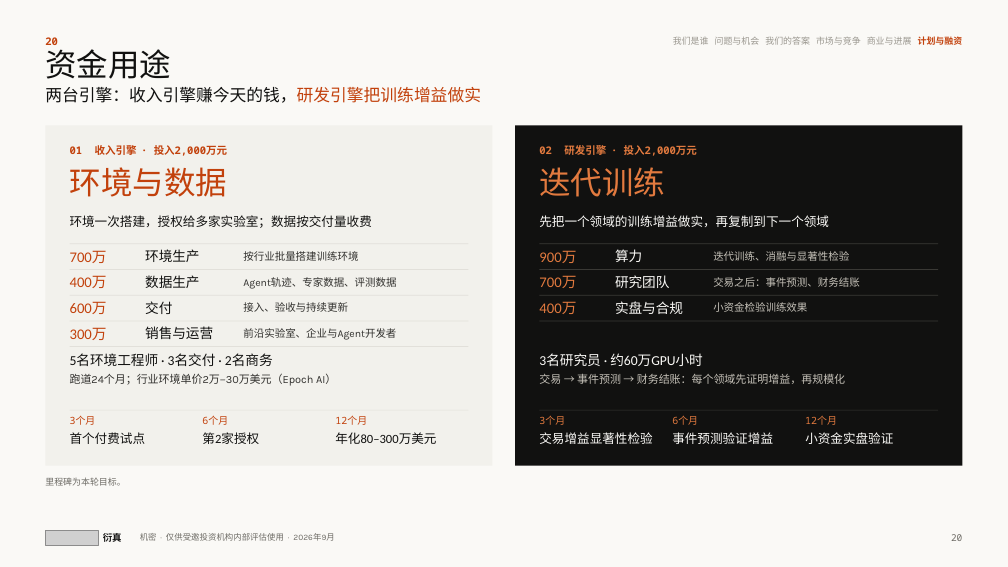
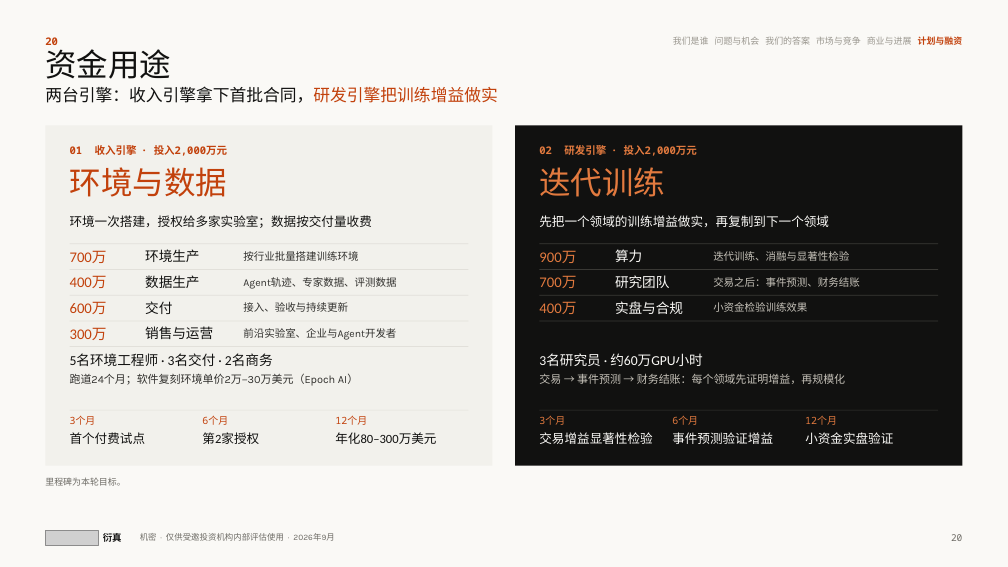
Before and after one commit to wangchen0802/Delta1, a slide deck: slide 20 of SimReal-BP-v33.pptx. Drawn at 1008x567 pixels with LibreOffice and Linux fonts; fonts in the diff are those of the drawing; grey boxes stand for pictures. Boxes give left, top, right and bottom in pixels: in the first picture for what was removed or moved away, otherwise in the second. Text is boxed around its words. In the diff, an @@ line names an element or a change of style, - is before the commit and + after.

```diff
--- a/SimReal-BP-v33.pptx
+++ b/SimReal-BP-v33.pptx
@@ text at (45,86,497,103): text changed @@
-两台引擎：收入引擎赚今天的钱，研发引擎把训练增益做实
+两台引擎：收入引擎拿下首批合同，研发引擎把训练增益做实
@@ text at (70,373,358,386): text changed @@
-跑道24个月；行业环境单价2万–30万美元（Epoch AI）
+跑道24个月；软件复刻环境单价2万–30万美元（Epoch AI）
```
Also in this commit, not shown: 24 other slides changed, 6 other files.
